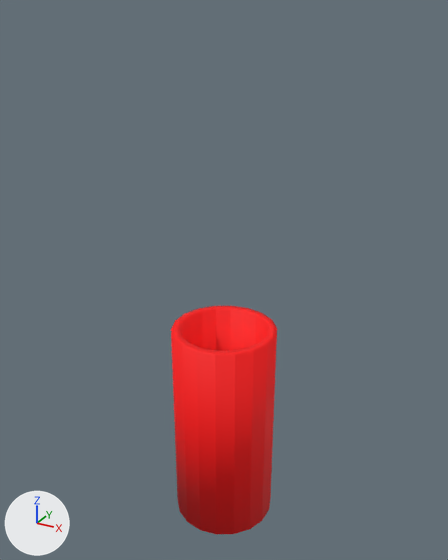
An edit to the FBX model ZekeGame/ZekeGame/Assets/modelData/stage/limit2.fbx, drawn before and after from the same camera.
The view is the same before and after, from a 50 mm camera at (150.0, -273.0, 290.0) aimed at (-2.0, 4.0, 152.0). The axes (+X, +Y, +Z) are drawn at lower left. The lights are the same throughout.
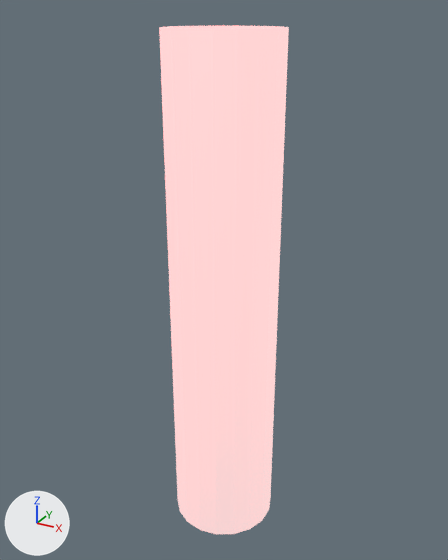
The newer file is also rescaled (x0.44) as a whole; pictures and numbers use the older file's frame.

What differs and where, as boxes (x1, y1, x2, y2) in the pictures (448 x 560 px):
'Circle', recoloured, surface changed, rescaled (22% wider, 122% taller): before (171, 306, 277, 534); after (159, 26, 289, 534)

The change, as a diff of the scene's bpy script:
```diff
--- a/ZekeGame/ZekeGame/Assets/modelData/stage/limit2.fbx.py
+++ b/ZekeGame/ZekeGame/Assets/modelData/stage/limit2.fbx.py
@@ mat_material_001 @@
 mat_material_001.roughness = 0.69
+mat_material_001.emission_color = (0.64, 0.64, 0.64)  # light grey #d1d1d1
+mat_material_001.emission_strength = 1.0
@@ ob_circle @@
 ob_circle.location = (0.0, 0.0, 0.0)
-ob_circle.scale = (25.0, 25.0, 25.0)
+ob_circle.scale = (25.0, 25.0, 56.8)
```
